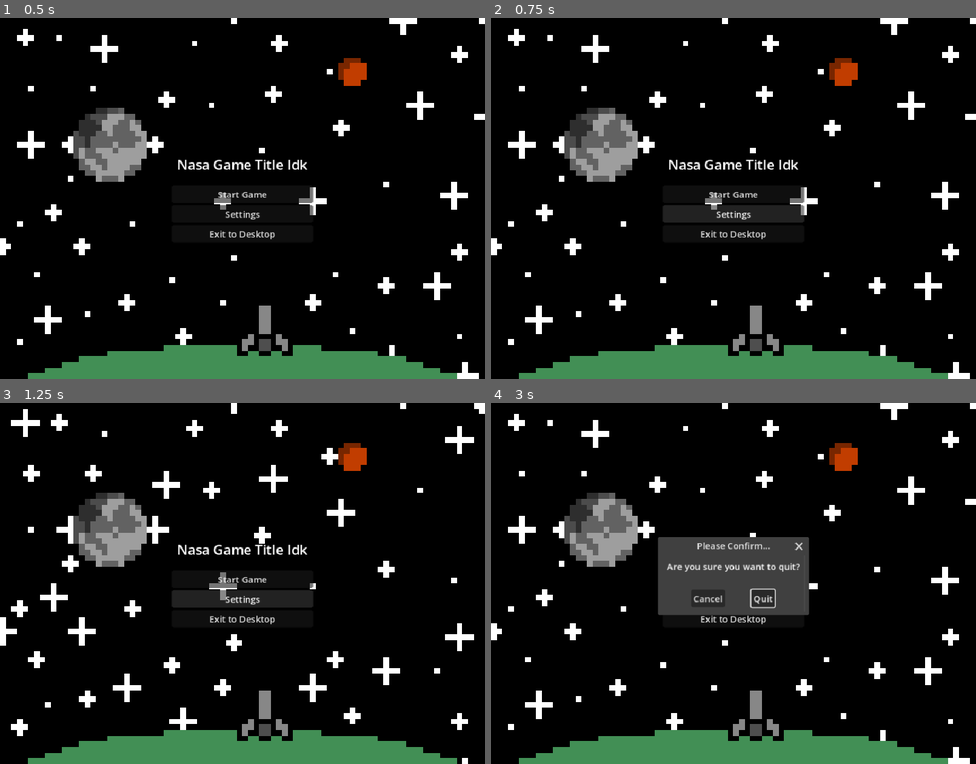
Above: before the commit, frames 1-4 (two rows, left to right).
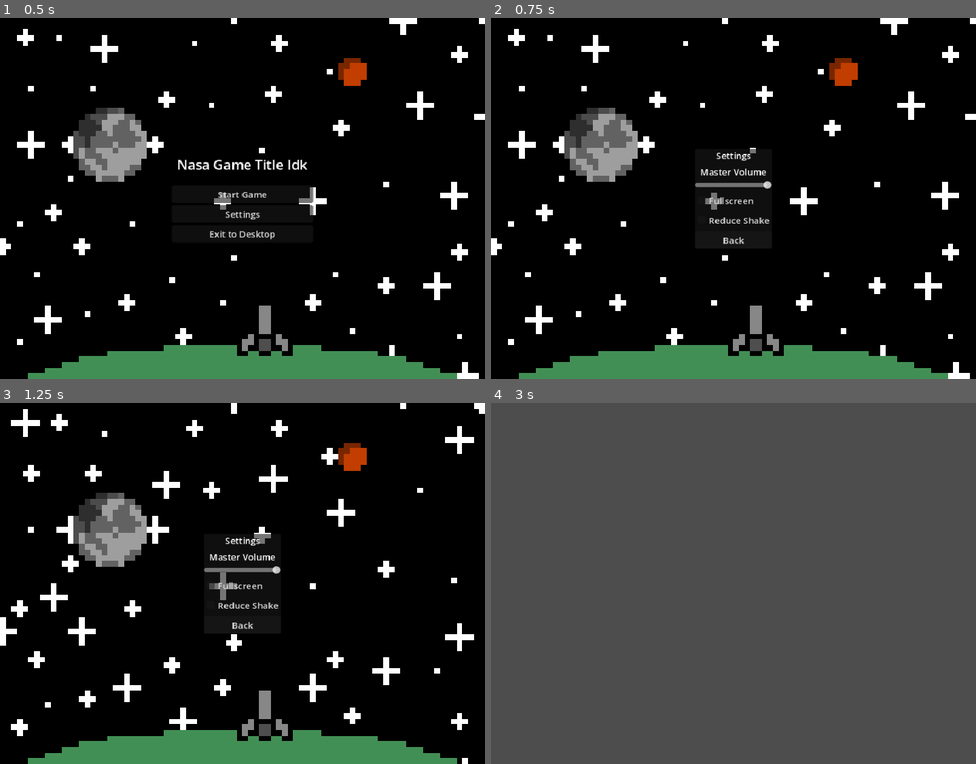
Above: after the commit, the same moments.

Repository: withereddetective/nasa-hackathon
Game: Godot game, scene res://scenes/main_menu_ui.tscn
Same seed, same stepped clock (60 frames per second), same inputs: the game is played once before the commit and once after it.
Inputs (mouse positions are in pixels of both pictures, inside the frame that each line leads up to):
- Up to frame 1 (0.5 s): no input
- Up to frame 2 (0.75 s): click "Settings" at 0.5 s
- Up to frame 3 (1.25 s): no input
- Up to frame 4 (3 s): click (733, 605) at 1.25 s, where only the run after the commit has a clickable "Reduce Shake"; click (733, 623) at 2 s, where only the run after the commit has a clickable "Back"; click "Start Game" at 2.75 s

Frame 1 is identical in both runs. In frame 2, 2.2% of the frame differs, in the area x 35-65%, y 36-63%; in frame 3, 2.2%; in frame 4, 93%, in the area x 0-100%, y 0-100%.

Commit message:
woo settings

Diff:
--- a/nasa-game/scenes/main_menu_ui.tscn
+++ b/nasa-game/scenes/main_menu_ui.tscn
@@ -82,7 +82,61 @@
 frame = 1
 frame_progress = 0.8410381
 
+[node name="SettingsPanel" type="PanelContainer" parent="." unique_id=793313596]
+visible = false
+layout_mode = 1
+anchors_preset = 8
+anchor_left = 0.5
+anchor_top = 0.5
+anchor_right = 0.5
+anchor_bottom = 0.5
+offset_left = -68.0
+offset_top = -76.0
+offset_right = 68.0
+offset_bottom = 76.0
+grow_horizontal = 2
+grow_vertical = 2
+
+[node name="MarginContainer" type="MarginContainer" parent="SettingsPanel" unique_id=1777470309]
+layout_mode = 2
+
+[node name="VBoxContainer" type="VBoxContainer" parent="SettingsPanel/MarginContainer" unique_id=1966043514]
+layout_mode = 2
+
+[node name="RichTextLabel" type="RichTextLabel" parent="SettingsPanel/MarginContainer/VBoxContainer" unique_id=356651254]
+custom_minimum_size = Vector2(0, 25)
+layout_mode = 2
+text = "Settings"
+horizontal_alignment = 1
+
+[node name="VolumeLabel" type="Label" parent="SettingsPanel/MarginContainer/VBoxContainer" unique_id=1641028859]
+layout_mode = 2
+text = "Master Volume"
+horizontal_alignment = 1
+
+[node name="VolumeSlider" type="HSlider" parent="SettingsPanel/MarginContainer/VBoxContainer" unique_id=127917313]
+layout_mode = 2
+max_value = 1.0
+step = 0.05
+value = 1.0
+
+[node name="FullscreenCheck" type="CheckBox" parent="SettingsPanel/MarginContainer/VBoxContainer" unique_id=939523690]
+layout_mode = 2
+text = "Fullscreen"
+
+[node name="AccessibilityCheck" type="CheckBox" parent="SettingsPanel/MarginContainer/VBoxContainer" unique_id=1580573802]
+layout_mode = 2
+text = "Reduce Shake"
+
+[node name="BackButton" type="Button" parent="SettingsPanel/MarginContainer/VBoxContainer" unique_id=1232039144]
+layout_mode = 2
+text = "Back"
+
 [connection signal="pressed" from="CenterContainer/VBoxContainer/Start Button" to="." method="_on_start_button_pressed"]
 [connection signal="pressed" from="CenterContainer/VBoxContainer/Settings Button" to="." method="_on_settings_button_pressed"]
 [connection signal="pressed" from="CenterContainer/VBoxContainer/Quit Button" to="." method="_on_quit_button_pressed"]
 [connection signal="confirmed" from="CenterContainer/VBoxContainer/Quit Button/ConfirmationDialog" to="." method="_on_confirmation_dialog_confirmed"]
+[connection signal="value_changed" from="SettingsPanel/MarginContainer/VBoxContainer/VolumeSlider" to="." method="_on_volume_slider_value_changed"]
+[connection signal="toggled" from="SettingsPanel/MarginContainer/VBoxContainer/FullscreenCheck" to="." method="_on_fullscreen_check_toggled"]
+[connection signal="toggled" from="SettingsPanel/MarginContainer/VBoxContainer/AccessibilityCheck" to="." method="_on_accessibility_check_toggled"]
+[connection signal="pressed" from="SettingsPanel/MarginContainer/VBoxContainer/BackButton" to="." method="_on_back_button_pressed"]
--- a/nasa-game/scripts/main_menu_ui.gd
+++ b/nasa-game/scripts/main_menu_ui.gd
@@ -2,25 +2,53 @@
 
 @export_file("main_game.tscn") var main_game_scene: String
 @onready var quit_dialog: ConfirmationDialog = $"CenterContainer/VBoxContainer/Quit Button/ConfirmationDialog"
+@onready var settings_panel: PanelContainer = $SettingsPanel
+@onready var volume_slider: HSlider = $SettingsPanel/MarginContainer/VBoxContainer/VolumeSlider
+@onready var fullscreen_check: CheckBox = $SettingsPanel/MarginContainer/VBoxContainer/FullscreenCheck
+@onready var main_menu: CenterContainer = $CenterContainer
 
 func _ready() -> void:
 	#get_tree().paused = true
 	# kyle the buttons weren't working because the tree was paused
 	# if you want the buttons to work while the tree's paused, set the buttons' process_mode variable to
 	# either always or on paused
+	main_menu.show()
 	quit_dialog.hide()
+	settings_panel.hide()
 	$AnimatedSprite2D.sprite_frames.set_animation_loop("default", true)
 	$AnimatedSprite2D.play("default")
+	var master_bus = AudioServer.get_bus_index("Master")
+	volume_slider.value = db_to_linear(AudioServer.get_bus_volume_db(master_bus))
+	fullscreen_check.button_pressed = (DisplayServer.window_get_mode() == DisplayServer.WINDOW_MODE_FULLSCREEN)
 
 func _on_start_button_pressed() -> void:
 	hide()
 	get_tree().paused = false
 
 func _on_settings_button_pressed() -> void:
-	print("Open settings panel")
+	main_menu.hide()
+	settings_panel.show()
 
 func _on_quit_button_pressed() -> void:
 	quit_dialog.popup_centered()
 
 func _on_confirmation_dialog_confirmed() -> void:
 	get_tree().quit()
+
+func _on_back_button_pressed() -> void:
+	main_menu.show()
+	settings_panel.hide()
+
+func _on_volume_slider_value_changed(value: float) -> void:
+	var master_bus = AudioServer.get_bus_index("Master")
+	AudioServer.set_bus_volume_db(master_bus, linear_to_db(value))
+	AudioServer.set_bus_mute(master_bus, value <= 0.01)
+
+func _on_fullscreen_check_toggled(toggled_on: bool) -> void:
+	if toggled_on:
+		DisplayServer.window_set_mode(DisplayServer.WINDOW_MODE_FULLSCREEN)
+	else:
+		DisplayServer.window_set_mode(DisplayServer.WINDOW_MODE_WINDOWED)
+
+func _on_accessibility_check_toggled(toggled_on: bool) -> void:
+	print("Accessibility toggled: ", toggled_on)
